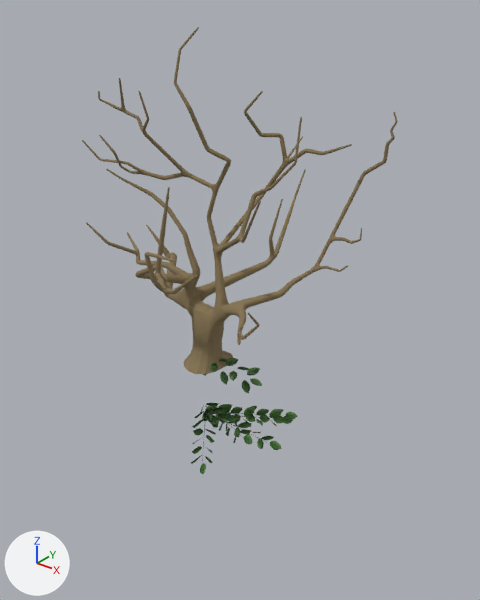
Before and after pictures for a commit that changed the Blender file igra/assets/modeli/gaber_krošnja.blend.
Both versions are drawn from a 50 mm camera at (16.4, -18.1, 14.7) aimed at (0.7, 1.6, 2.5). Arrows for +X, +Y and +Z are at lower left; the lights stay in place. The older version comes first.

The scene before the commit, as lines of its bpy script (objects in view):
```python
me_gaber_list_001 = bpy.data.meshes.new('gaber_list.001')
me_gaber_list_001.from_pydata(...)  # 604 vertices, 385 faces; spans x -1.42..1.06, y -5.0..1.04, z -1.81..0.5
me_gaber_list_001.materials.append(mat_gaber_list)  # picture img_gaber_list_png
me_gaber_list_019 = bpy.data.meshes.new('gaber_list.019')
me_gaber_list_019.from_pydata(...)  # 1100 vertices, 835 faces; spans x -0.64..7.13, y -1.9..6.48, z -2.69..1.95
# faces by material slot: [785, 50]
me_gaber_list_019.materials.append(mat_gaber_list_001)  # picture img_gaber_list_png_001
me_gaber_list_019.materials.append(mat_material_004)  # brown #493d3a
me_plane_002 = bpy.data.meshes.new('Plane.002')
me_plane_002.from_pydata(...)  # 3480 vertices, 3515 faces; spans x -2.52..2.67, y -2.43..3.37, z -0.08..6.04
me_plane_002.materials.append(mat_material_003)  # brown #877654
ob_gaber_list_001 = bpy.data.objects.new('gaber_list.001', me_gaber_list_001)
ob_gaber_list_001.location = (2.63, -0.22, 0.27)
ob_gaber_list_001.rotation_euler = (-0.188, 0.0523, -1.575)  # degrees (-11, 3, -90)
ob_gaber_list_001.scale = (0.593, 0.593, 0.593)
ob_gaber_veje = bpy.data.objects.new('gaber_veje', me_gaber_list_019)
ob_gaber_veje.location = (0.0, 0.0, -2.69)
ob_gaber_veje.rotation_euler = (-2.767, -0.167, 0.322)  # degrees (-159, -9.6, 18)
ob_gaber_veje.scale = (0.571, 0.571, 0.571)
ob_og_deblo_veje = bpy.data.objects.new('og_deblo_veje', me_plane_002)
ob_og_deblo_veje.location = (0.0, 0.18, 0.0)
ob_og_deblo_veje.scale = (2.18, 2.18, 2.18)
_m = ob_og_deblo_veje.modifiers.new('Subdivision', 'SUBSURF')
```
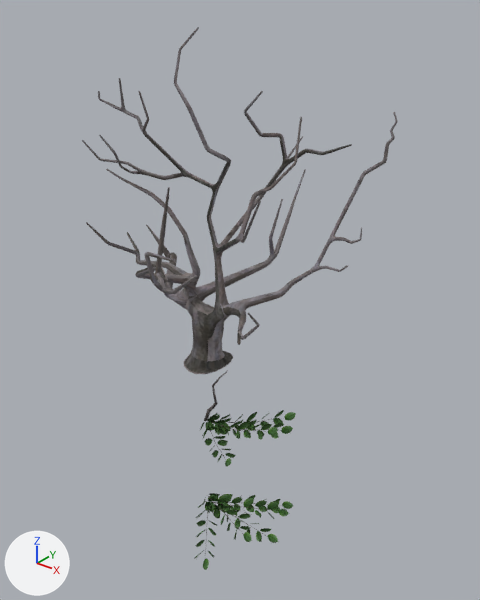
The newer file is also turned or shifted as a whole; pictures and numbers use the older file's frame.

Location of each change, (x1, y1, x2, y2) in pixels of the pictures (480 x 600 px):
'og_deblo_veje', recoloured, surface changed: (84, 27, 397, 374) in both
'gaber_veje', moved: before (191, 403, 298, 475); after (195, 493, 294, 570)
'gaber_veje.004', added (green): after (200, 410, 296, 466)
    faces in mat_gaber_list_001 (picture img_gaber_list_png_001): (200, 410, 296, 466)
'gaber_list.001', deleted (green): before (203, 358, 262, 394)
'og_deblo_veje.001', added: after (204, 370, 228, 421)

What changed in the scene script:
```text
Add img_gaber_lubje_jpg:
    img_gaber_lubje_jpg = load_image('gaber_lubje.jpg', '../rastline/gaber/gaber_lubje.jpg', 997, 3619, 'sRGB')
Add mat_material_001:
    mat_material_001 = principled_material('Material.001')
    mat_material_001.texture = img_gaber_lubje_jpg
    mat_material_001.roughness = 1.0
Change me_plane_002:
    where me_plane_002.from_pydata(...)  # 3480 vertices, 3515 faces; spans x -2.52..2.67, y -2.43..3.37, z -0.08..6.04
    used by ob_og_deblo_veje; location = (0.0, 0.18, 0.0); scale = (2.18, 2.18, 2.18)
    remove me_plane_002.materials.append(mat_material_003)  # brown #877654
    me_plane_002 part 1: texture (UV) coordinates changed
    add me_plane_002.materials.append(mat_material_001)  # picture img_gaber_lubje_jpg
Add me_plane_388:
    me_plane_388.from_pydata(...)  # 64 vertices, 56 faces; spans x -0.1..1.6, y -0.08..0.53, z -0.05..3.38
    me_plane_388.polygons.foreach_set('use_smooth', [True] * 56)
    me_plane_388.materials.append(mat_material_001)  # picture img_gaber_lubje_jpg
Add me_gaber_list_005:
    me_gaber_list_005.from_pydata(...)  # 864 vertices, 260 faces; spans x -1.11..6.38, y -0.38..6.22, z -3.88..0.53
    # faces by material slot: [196, 64]
    me_gaber_list_005.materials.append(mat_gaber_list_001)  # picture img_gaber_list_png_001
    me_gaber_list_005.materials.append(mat_material_004)  # brown #493d3a
Remove ob_gaber_list_001:
    ob_gaber_list_001 = bpy.data.objects.new('gaber_list.001', me_gaber_list_001)
    ob_gaber_list_001.location = (2.63, -0.22, 0.27)
    ob_gaber_list_001.rotation_euler = (-0.188, 0.0523, -1.575)  # degrees (-11, 3, -90)
    ob_gaber_list_001.scale = (0.593, 0.593, 0.593)
Change ob_gaber_veje:
    ob_gaber_veje.location: (0.0, 0.0, -2.69) -> (0.0, 0.0, -7.82)
Add ob_og_deblo_veje_001:
    ob_og_deblo_veje_001 = bpy.data.objects.new('og_deblo_veje.001', me_plane_388)
    ob_og_deblo_veje_001.location = (0.0, 0.0, -3.06)
    ob_og_deblo_veje_001.rotation_euler = (0.26, 0.0, 0.0)  # degrees (15, 0, 0)
Add ob_gaber_veje_004:
    ob_gaber_veje_004 = bpy.data.objects.new('gaber_veje.004', me_gaber_list_005)
    ob_gaber_veje_004.location = (0.0, 0.0, -3.06)
    ob_gaber_veje_004.rotation_euler = (-2.761, -0.128, 1.013)  # degrees (-158, -7.3, 58)
    ob_gaber_veje_004.scale = (0.571, 0.571, 0.571)
```
